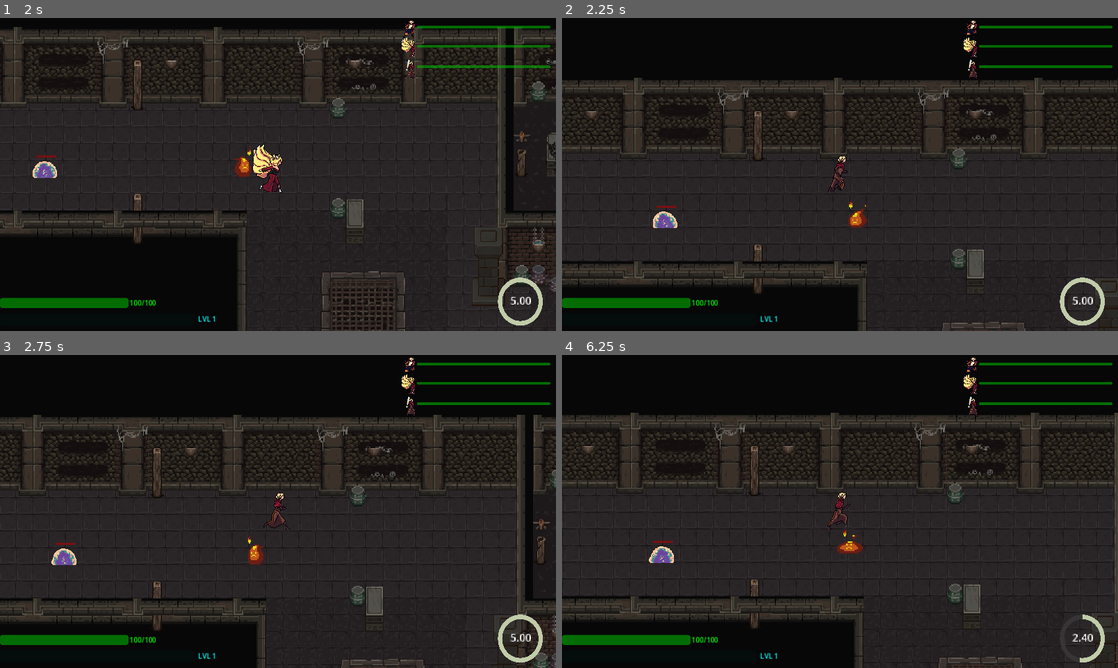
Above: before the commit, frames 1-4 (two rows, left to right).
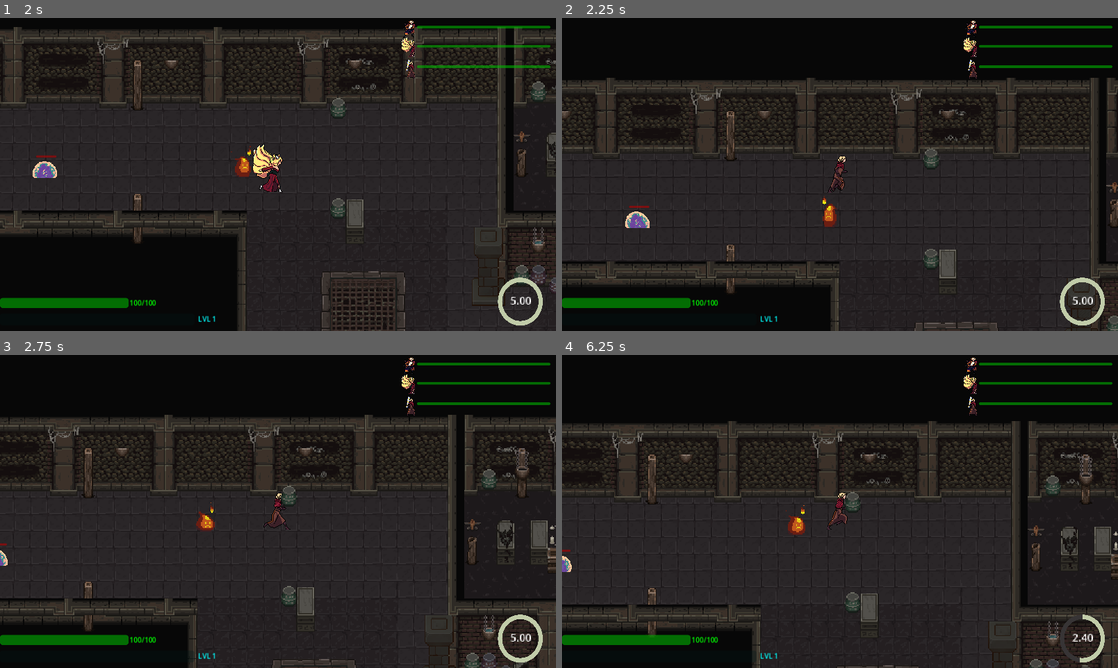
Above: after the commit, the same moments.

Repository: AugustanaCSC380January2024/final-game-jeager
Game: Godot game, scene res://scenes/levels/level_2.tscn
The game is run twice, just before and just after one commit, with the same random seed, the same clock (stepped at 60 frames per second) and the same inputs. This scene is started directly instead of the project's main scene.
Inputs:
- Up to frame 1 (2 s): hold D (move right) 0.53-1.28 s; tap 1 (character 1 selected) at 0.6 s; hold S (move down) from 1.28 s (still down); tap 2 (character 2 selected) at 1.35 s
- Up to frame 2 (2.25 s): release S (move down) at 2.03 s; hold D (move right) from 2.03 s (still down); tap 3 (character 3 selected) at 2.1 s
- Up to frame 3 (2.75 s): keep holding D (move right)
- Up to frame 4 (6.25 s): release D (move right) at 2.78 s; hold W (move up) 2.78-3.53 s; tap one key every 0.75 s from 2.85 s: Space (normal attack) E (ultimate) 1 (character 1 selected) 2 (character 2 selected) 3 (character 3 selected); hold A (move left) 3.53-5.03 s; hold S (move down) 5.03-5.78 s; hold D (move right) from 5.78 s (still down)

Frame 1 is identical in both runs. In frame 2, 11% of the frame differs, in the area x 0-100%, y 19-100%; in frame 3, 15%; in frame 4, 18%, in the area x 0-100%, y 18-100%.

Commit message:
Added pop up tutorial text in level 2

Diff:
--- a/scenes/levels/death_boss_room.tscn
+++ b/scenes/levels/death_boss_room.tscn
@@ -4,6 +4,7 @@
 [ext_resource type="PackedScene" uid="uid://cuwmo8ls6djsf" path="res://scenes/fog.tscn" id="2_jn61h"]
 
 [node name="Death boss room" type="Node2D"]
+y_sort_enabled = true
 
 [node name="TileMap" type="TileMap" parent="."]
 y_sort_enabled = true
--- a/scenes/levels/level_2.tscn
+++ b/scenes/levels/level_2.tscn
@@ -1,7 +1,7 @@
-[gd_scene load_steps=19 format=3 uid="uid://ogo63q6fdc44"]
-
-[ext_resource type="Script" path="res://scripts/levels/level.gd" id="1_1xb3k"]
+[gd_scene load_steps=20 format=3 uid="uid://ogo63q6fdc44"]
+
 [ext_resource type="PackedScene" uid="uid://cqlyq21dufm6" path="res://scenes/levels/catacomb.tscn" id="1_5w3yu"]
+[ext_resource type="Script" path="res://scripts/levels/level_2.gd" id="1_cqx5v"]
 [ext_resource type="PackedScene" uid="uid://8ck7qe1n3awd" path="res://scenes/players/saber.tscn" id="2_5tl7t"]
 [ext_resource type="PackedScene" uid="uid://n20hkt6h5ost" path="res://scenes/players/hayate.tscn" id="3_a7lok"]
 [ext_resource type="PackedScene" uid="uid://ddwbitdru0pmb" path="res://scenes/other/fire_column.tscn" id="3_fhvlv"]
@@ -19,9 +19,12 @@
 [ext_resource type="PackedScene" uid="uid://cmrdhph8qippw" path="res://scenes/players/companion.tscn" id="14_ufn4g"]
 [ext_resource type="PackedScene" uid="uid://cvjtbx5vno36k" path="res://scenes/enemy/normal enemy/slime.tscn" id="15_kodex"]
 
+[sub_resource type="RectangleShape2D" id="RectangleShape2D_xlqwq"]
+size = Vector2(401, 330.5)
+
 [node name="level 2" type="Node2D"]
 y_sort_enabled = true
-script = ExtResource("1_1xb3k")
+script = ExtResource("1_cqx5v")
 
 [node name="TileMap" parent="." instance=ExtResource("1_5w3yu")]
 position = Vector2(-62, 62)
@@ -146,6 +149,8 @@
 position = Vector2(-124, -215)
 scale = Vector2(1.17248, 1.17248)
 collision_mask = 15
+speed = 600
+attack = 150
 
 [node name="companion" parent="." node_paths=PackedStringArray("player") instance=ExtResource("14_ufn4g")]
 position = Vector2(719, 162)
@@ -185,6 +190,21 @@
 [node name="portal" parent="map_props" instance=ExtResource("6_iqb0h")]
 modulate = Color(0.396078, 0.396078, 0.396078, 1)
 position = Vector2(2191, -530)
+
+[node name="moonTowerTutorial" type="Area2D" parent="map_props"]
+
+[node name="CollisionShape2D" type="CollisionShape2D" parent="map_props/moonTowerTutorial"]
+position = Vector2(1732.5, 173.75)
+shape = SubResource("RectangleShape2D_xlqwq")
+
+[node name="Label" type="Label" parent="map_props/moonTowerTutorial"]
+offset_left = 1811.0
+offset_top = 141.0
+offset_right = 2084.0
+offset_bottom = 291.0
+
+[connection signal="body_entered" from="map_props/moonTowerTutorial" to="." method="_on_moon_tower_tutorial_body_entered"]
+[connection signal="body_exited" from="map_props/moonTowerTutorial" to="." method="_on_moon_tower_tutorial_body_exited"]
 
 [editable path="TileMap"]
 [editable path="CanvasLayer/party_health_bars/saber_mini_health_bar"]
--- /dev/null
+++ b/scripts/levels/level_2.gd
@@ -0,0 +1,15 @@
+extends Level
+
+
+@onready var label = $map_props/moonTowerTutorial/Label
+
+
+func _on_moon_tower_tutorial_body_entered(body):
+	label.text = "Replenish the health of
+your party by staying
+close to the blood moon tower"
+	label.visible = true
+
+
+func _on_moon_tower_tutorial_body_exited(body):
+	label.visible = false
